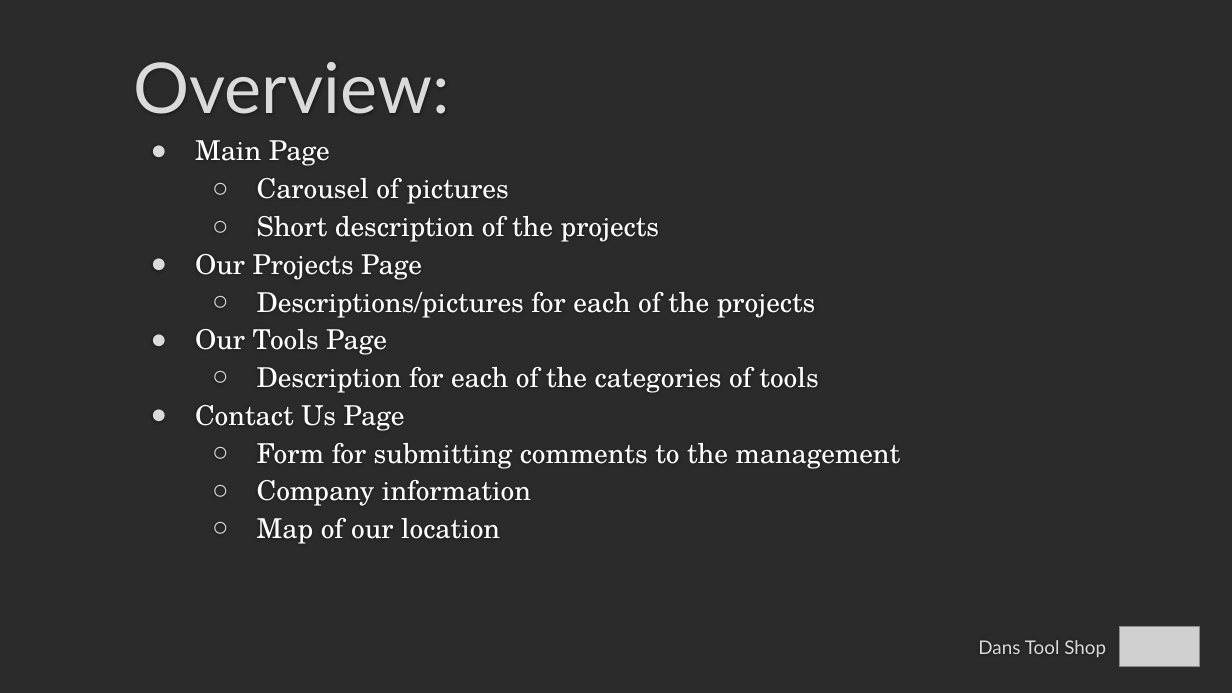
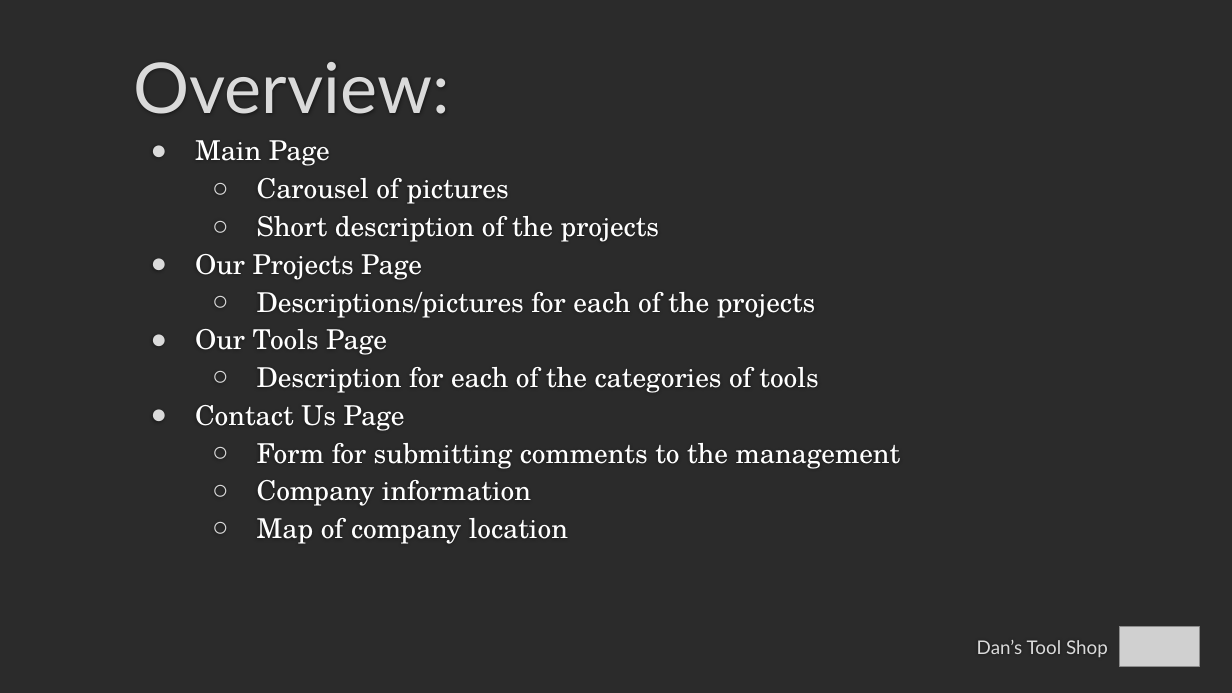
Before and after one commit to brcallister/cs3450-Tools-Co-op, a slide deck: slide 2 of Presentation/3450presentation.pptx. Drawn at 1232x693 pixels with LibreOffice and Linux fonts; fonts in the diff are those of the drawing; grey boxes stand for pictures; background and template pictures are left out; a plain dark background stands for a picture behind light text. Boxes give left, top, right and bottom in pixels: in the first picture for what was removed or moved away, otherwise in the second. Text is boxed around its words. In the diff, an @@ line names an element or a change of style, - is before the commit and + after.

```diff
--- a/Presentation/3450presentation.pptx
+++ b/Presentation/3450presentation.pptx
@@ subtitle at box(257, 518, 568, 544): text changed @@
-  ○ Map of our location
+  ○ Map of company location
@@ title at box(977, 640, 1108, 657): text changed @@
-Dans Tool Shop
+Dan’s Tool Shop
```
Also in this commit, not shown: 22 other slides changed.
